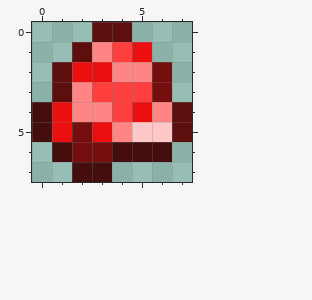
Two states of a pixel-art sprite, Content/Items/Placeables/InfernalOre.png. Above: the version before the commit.
The file is 16x16 pixels, drawn in blocks of 2x2; one block is one cell here.
New version:
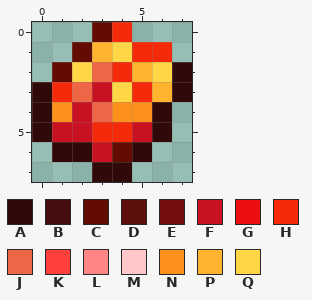
Palette (. is transparent): A #300909  B #440e0e  C #620c02  D #5c0f0d  E #750f0f  F #c81222  G #ec0f0f  H #f42a0a  J #ee6646  K #ff3e3e  L #ff8585  M #ffc8c8  N #fc911c  P #ffb32f  Q #ffd746
The commit says: Edit Infernal related item textures
Diff:
Changed rows in their new state; - is an unchanged pixel.
first column x 0:
0 ---CH---
1 --CPQHH-
2 -CQJHPQA
3 AHJFQHPA
4 ANFJNNA.
5 AFFHHFA.
6 -AAFCA.-
7 --.AA---
Where, in picture pixels (left, top, right, bottom), the same in both pictures:
changed: (32, 22, 192, 182)
